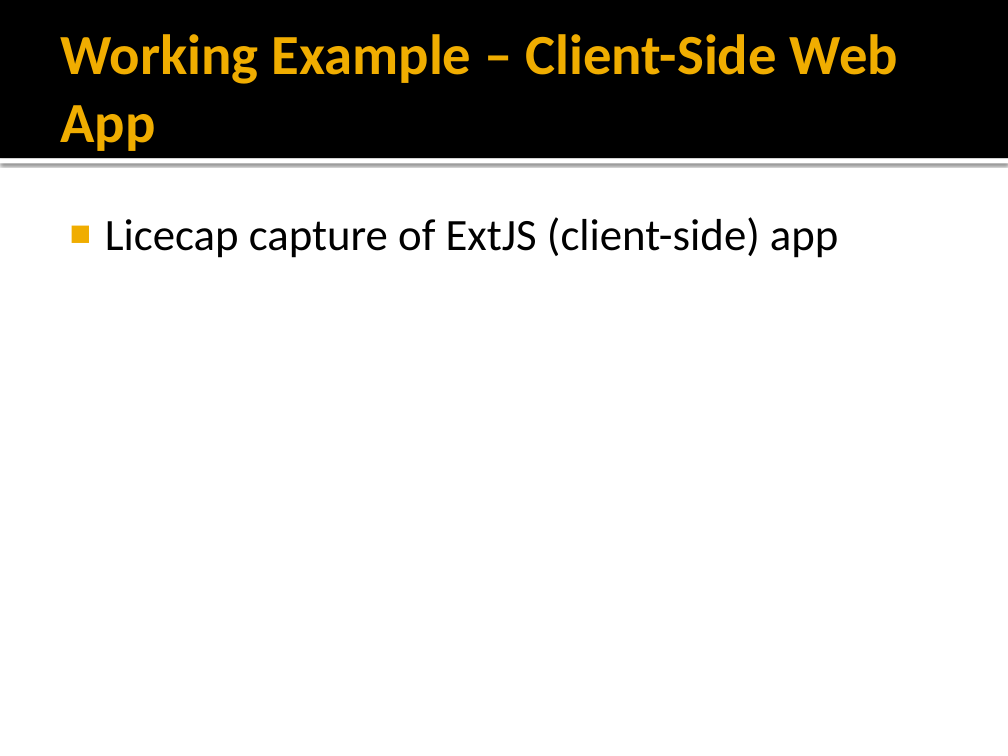
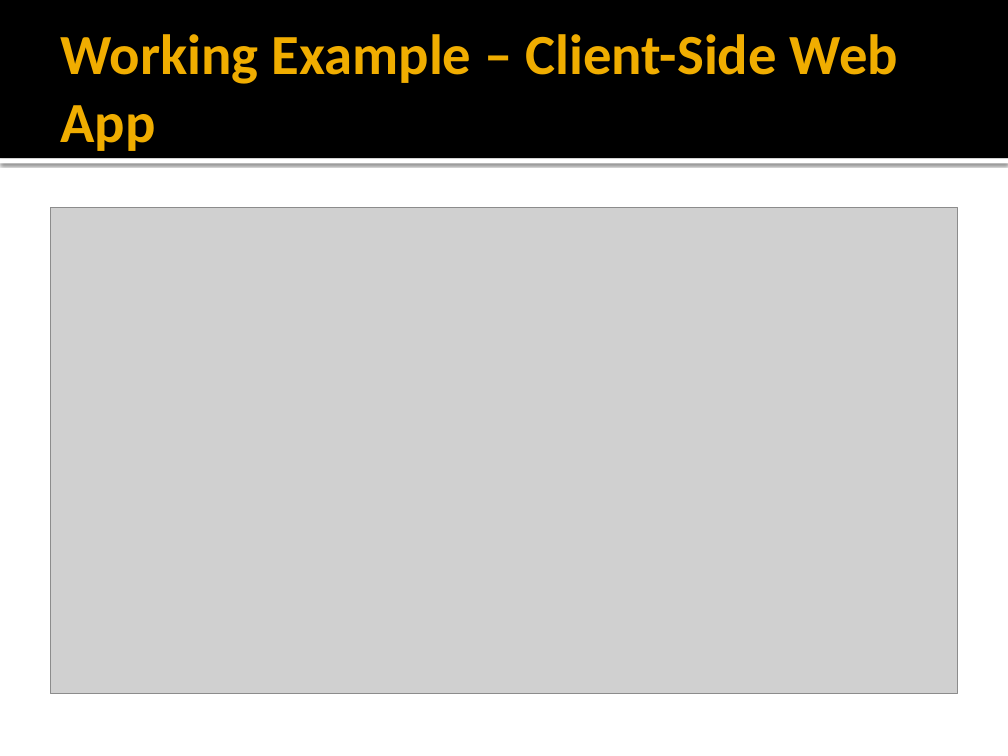
Before and after one commit to anibalvelarde/SSOExample, a slide deck: slide 17 of SSOPresentation/IAM_SSO.pptx. Drawn at 1008x756 pixels with LibreOffice and Linux fonts; fonts in the diff are those of the drawing; grey boxes stand for pictures. Boxes give left, top, right and bottom in pixels: in the first picture for what was removed or moved away, otherwise in the second. Text is boxed around its words. In the diff, an @@ line names an element or a change of style, - is before the commit and + after.

```diff
--- a/SSOPresentation/IAM_SSO.pptx
+++ b/SSOPresentation/IAM_SSO.pptx
@@ picture added at (50, 208, 958, 694) @@
@@ text removed at (105, 217, 839, 258) @@
-■ Licecap capture of ExtJS (client-side) app
```
Also in this commit, not shown: 2 other slides changed.
